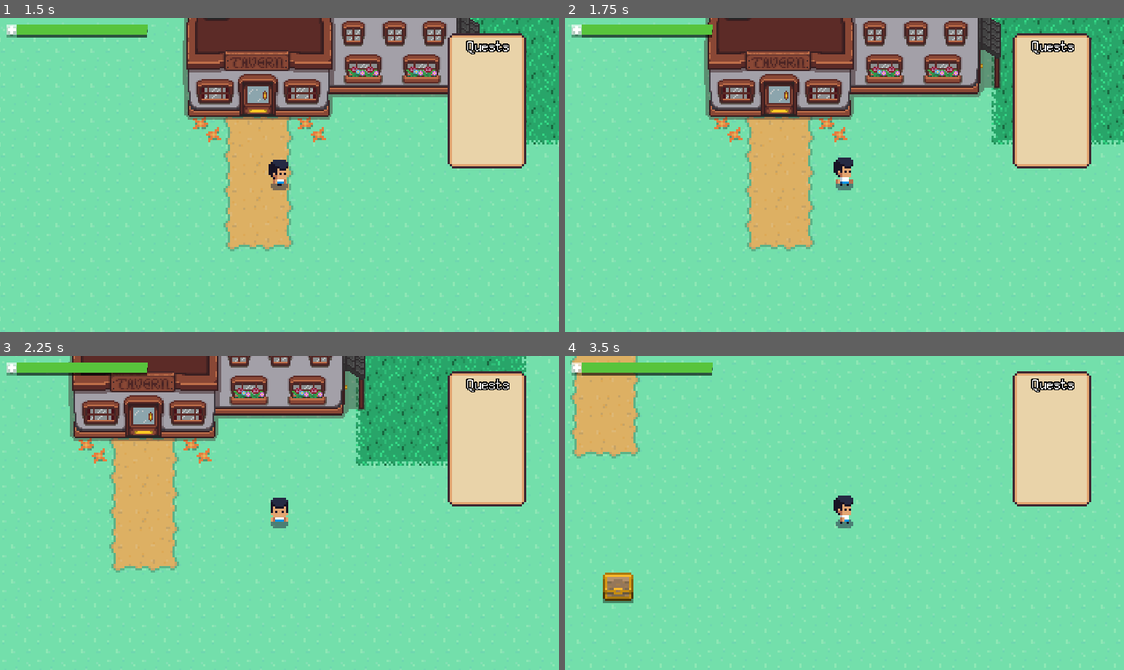
Above: before the commit, frames 1-4 (two rows, left to right).
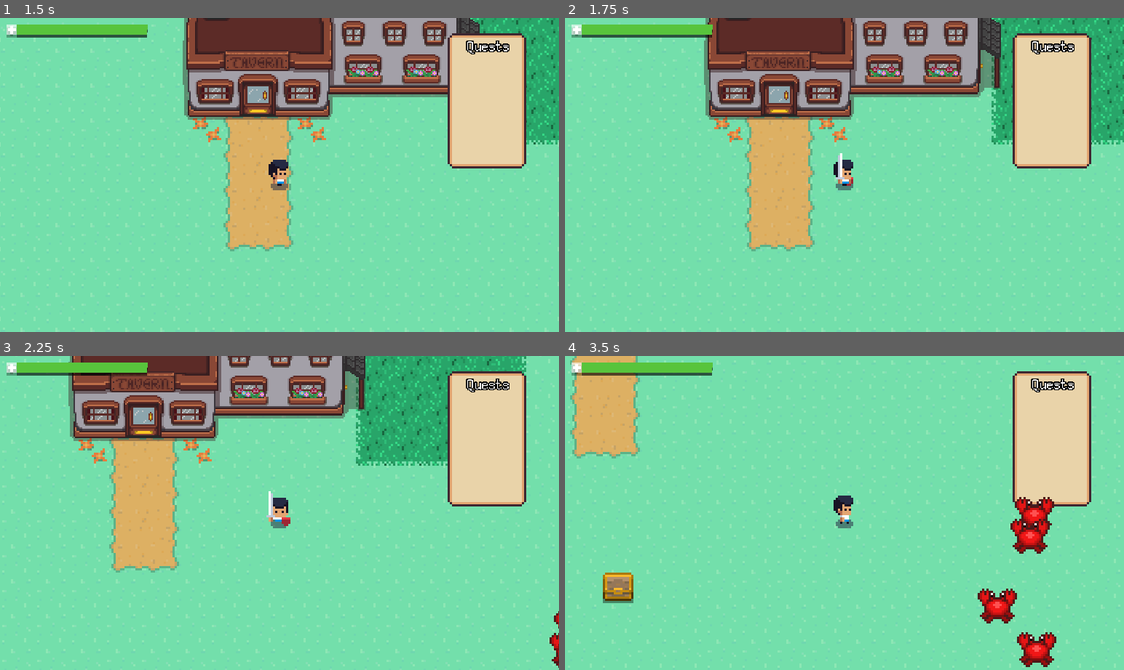
Above: after the commit, the same moments.

Repository: Juksuu/MiniAdventure
Game: Godot game, scene res://scenes/Main_menu.tscn
The game is run twice, just before and just after one commit, with the same random seed, the same clock (stepped at 60 frames per second) and the same inputs.
Inputs:
- Up to frame 1 (1.5 s): click "Start" at 0.5 s; hold Right (ui_right) from 1.28 s (still down); hold E from 1.28 s (still down)
- Up to frame 2 (1.75 s): keep holding Right (ui_right); keep holding E; tap Space at 1.52 s
- Up to frame 3 (2.25 s): release Right (ui_right) at 2.03 s; release E at 2.03 s; hold Down (ui_down) from 2.03 s (still down); tap E at 2.1 s
- Up to frame 4 (3.5 s): tap Space at 2.27 s; release Down (ui_down) at 2.78 s; hold Right (ui_right) from 2.78 s (still down); hold F from 2.78 s (still down); tap E at 3.05 s

Frame 1 is identical in both runs. In frame 2, 0.2% of the frame differs, in the area x 48-52%, y 43-54%; in frame 3, 0.3%; in frame 4, 2.1%, in the area x 73-88%, y 44-100%.

Commit message:
feat: Add crab enemy and game end state

Diff:
--- a/project.godot
+++ b/project.godot
@@ -26,6 +26,13 @@
 window/size/test_height=720
 window/stretch/mode="2d"
 
+[layer_names]
+
+2d_physics/layer_1="World"
+2d_physics/layer_2="Player"
+2d_physics/layer_3="PlayerHurtbox"
+2d_physics/layer_4="EnemyHurtbox"
+
 [physics]
 
 common/enable_pause_aware_picking=true
--- /dev/null
+++ b/scenes/Crab_enemy.tscn
@@ -0,0 +1,73 @@
+[gd_scene load_steps=21 format=2]
+
+[ext_resource path="res://assets/crab/attack/Crab_Attack2.png" type="Texture" id=1]
+[ext_resource path="res://assets/crab/attack/Crab_Attack3.png" type="Texture" id=2]
+[ext_resource path="res://assets/crab/attack/Crab_Attack4.png" type="Texture" id=3]
+[ext_resource path="res://assets/crab/idle/Crab3.png" type="Texture" id=4]
+[ext_resource path="res://assets/crab/move/CrabMoving3.png" type="Texture" id=5]
+[ext_resource path="res://assets/crab/idle/Crab2.png" type="Texture" id=6]
+[ext_resource path="res://assets/crab/move/CrabMoving4.png" type="Texture" id=7]
+[ext_resource path="res://assets/crab/attack/Crab_Attack1.png" type="Texture" id=8]
+[ext_resource path="res://assets/crab/idle/Crab4.png" type="Texture" id=9]
+[ext_resource path="res://assets/crab/move/CrabMoving1.png" type="Texture" id=10]
+[ext_resource path="res://assets/crab/idle/Crab1.png" type="Texture" id=11]
+[ext_resource path="res://assets/crab/move/CrabMoving2.png" type="Texture" id=12]
+[ext_resource path="res://assets/crab/idle/Crab5.png" type="Texture" id=13]
+[ext_resource path="res://scripts/Crab_enemy.gd" type="Script" id=14]
+[ext_resource path="res://scenes/Hitbox.tscn" type="PackedScene" id=15]
+[ext_resource path="res://scenes/Hurtbox.tscn" type="PackedScene" id=16]
+
+[sub_resource type="SpriteFrames" id=1]
+animations = [ {
+"frames": [ ExtResource( 11 ), ExtResource( 6 ), ExtResource( 4 ), ExtResource( 9 ), ExtResource( 13 ) ],
+"loop": true,
+"name": "idle",
+"speed": 7.0
+}, {
+"frames": [ ExtResource( 8 ), ExtResource( 1 ), ExtResource( 2 ), ExtResource( 3 ) ],
+"loop": true,
+"name": "attack",
+"speed": 7.0
+}, {
+"frames": [ ExtResource( 10 ), ExtResource( 12 ), ExtResource( 5 ), ExtResource( 7 ) ],
+"loop": true,
+"name": "move",
+"speed": 7.0
+} ]
+
+[sub_resource type="CircleShape2D" id=2]
+radius = 8.01262
+
+[sub_resource type="RectangleShape2D" id=3]
+extents = Vector2( 8.87559, 8.50683 )
+
+[sub_resource type="RectangleShape2D" id=4]
+extents = Vector2( 8.96398, 8.59522 )
+
+[node name="Crab_enemy" type="KinematicBody2D"]
+script = ExtResource( 14 )
+
+[node name="AnimatedSprite" type="AnimatedSprite" parent="."]
+frames = SubResource( 1 )
+animation = "idle"
+playing = true
+
+[node name="CollisionShape2D" type="CollisionShape2D" parent="."]
+shape = SubResource( 2 )
+
+[node name="Hitbox" parent="." instance=ExtResource( 15 )]
+
+[node name="CollisionShape2D" parent="Hitbox" index="0"]
+shape = SubResource( 3 )
+disabled = true
+
+[node name="Hurtbox" parent="." instance=ExtResource( 16 )]
+collision_layer = 8
+
+[node name="CollisionShape2D" parent="Hurtbox" index="0"]
+shape = SubResource( 4 )
+
+[connection signal="area_entered" from="Hurtbox" to="." method="_on_hurtbox_entered"]
+
+[editable path="Hitbox"]
+[editable path="Hurtbox"]
--- /dev/null
+++ b/scenes/EnemyArea.tscn
@@ -0,0 +1,14 @@
+[gd_scene load_steps=3 format=2]
+
+[ext_resource path="res://scripts/EnemyArea.gd" type="Script" id=2]
+
+[sub_resource type="RectangleShape2D" id=1]
+extents = Vector2( 76.8262, 52.6266 )
+
+[node name="EnemyArea" type="YSort"]
+script = ExtResource( 2 )
+
+[node name="spawn_area" type="Area2D" parent="."]
+
+[node name="CollisionShape2D" type="CollisionShape2D" parent="spawn_area"]
+shape = SubResource( 1 )
--- /dev/null
+++ b/scenes/Hitbox.tscn
@@ -0,0 +1,7 @@
+[gd_scene format=2]
+
+[node name="Hitbox" type="Area2D"]
+collision_layer = 0
+collision_mask = 0
+
+[node name="CollisionShape2D" type="CollisionShape2D" parent="."]
--- /dev/null
+++ b/scenes/Hurtbox.tscn
@@ -0,0 +1,7 @@
+[gd_scene format=2]
+
+[node name="Hurtbox" type="Area2D"]
+collision_layer = 0
+collision_mask = 0
+
+[node name="CollisionShape2D" type="CollisionShape2D" parent="."]
--- a/scenes/Player.tscn
+++ b/scenes/Player.tscn
@@ -82,6 +82,7 @@
 [ext_resource path="res://assets/player/weapon/walk/walk left4.png" type="Texture" id=80]
 [ext_resource path="res://assets/player/noWeapon/idle/idle left1.png" type="Texture" id=81]
 [ext_resource path="res://scenes/Player_hud.tscn" type="PackedScene" id=82]
+[ext_resource path="res://scenes/Hitbox.tscn" type="PackedScene" id=83]
 
 [sub_resource type="SpriteFrames" id=1]
 animations = [ {
@@ -217,6 +218,42 @@
 "update": 1,
 "values": [ 0, 1, 2, 3 ]
 }
+tracks/2/type = "value"
+tracks/2/path = NodePath("HitboxPivot:rotation_degrees")
+tracks/2/interp = 1
+tracks/2/loop_wrap = true
+tracks/2/imported = false
+tracks/2/enabled = true
+tracks/2/keys = {
+"times": PoolRealArray( 0, 0.1 ),
+"transitions": PoolRealArray( 1, 1 ),
+"update": 0,
+"values": [ 90.0, 120.0 ]
+}
+tracks/3/type = "value"
+tracks/3/path = NodePath("HitboxPivot:position")
+tracks/3/interp = 1
+tracks/3/loop_wrap = true
+tracks/3/imported = false
+tracks/3/enabled = true
+tracks/3/keys = {
+"times": PoolRealArray( 0 ),
+"transitions": PoolRealArray( 1 ),
+"update": 0,
+"values": [ Vector2( 0, 0 ) ]
+}
+tracks/4/type = "value"
+tracks/4/path = NodePath("HitboxPivot/Hitbox/CollisionShape2D:disabled")
+tracks/4/interp = 1
+tracks/4/loop_wrap = true
+tracks/4/imported = false
+tracks/4/enabled = true
+tracks/4/keys = {
+"times": PoolRealArray( 0, 0.2 ),
+"transitions": PoolRealArray( 1, 1 ),
+"update": 1,
+"values": [ false, true ]
+}
 
 [sub_resource type="Animation" id=4]
 resource_name = "AttackLeft"
@@ -245,6 +282,42 @@
 "update": 1,
 "values": [ 0, 1, 2, 3 ]
 }
+tracks/2/type = "value"
+tracks/2/path = NodePath("HitboxPivot:position")
+tracks/2/interp = 1
+tracks/2/loop_wrap = true
+tracks/2/imported = false
+tracks/2/enabled = true
+tracks/2/keys = {
+"times": PoolRealArray( 0 ),
+"transitions": PoolRealArray( 1 ),
+"update": 0,
+"values": [ Vector2( 0, 5 ) ]
+}
+tracks/3/type = "value"
+tracks/3/path = NodePath("HitboxPivot:rotation_degrees")
+tracks/3/interp = 1
+tracks/3/loop_wrap = true
+tracks/3/imported = false
+tracks/3/enabled = true
+tracks/3/keys = {
+"times": PoolRealArray( 0, 0.1 ),
+"transitions": PoolRealArray( 1, 1 ),
+"update": 0,
+"values": [ 180.0, 160.0 ]
+}
+tracks/4/type = "value"
+tracks/4/path = NodePath("HitboxPivot/Hitbox/CollisionShape2D:disabled")
+tracks/4/interp = 1
+tracks/4/loop_wrap = true
+tracks/4/imported = false
+tracks/4/enabled = true
+tracks/4/keys = {
+"times": PoolRealArray( 0, 0.2 ),
+"transitions": PoolRealArray( 1, 1 ),
+"update": 1,
+"values": [ false, true ]
+}
 
 [sub_resource type="Animation" id=5]
 resource_name = "AttackRight"
@@ -273,6 +346,42 @@
 "update": 1,
 "values": [ 0, 1, 2, 3 ]
 }
+tracks/2/type = "value"
+tracks/2/path = NodePath("HitboxPivot:rotation_degrees")
+tracks/2/interp = 1
+tracks/2/loop_wrap = true
+tracks/2/imported = false
+tracks/2/enabled = true
+tracks/2/keys = {
+"times": PoolRealArray( 0, 0.1 ),
+"transitions": PoolRealArray( 1, 1 ),
+"update": 0,
+"values": [ 0.0, 13.0 ]
+}
+tracks/3/type = "value"
+tracks/3/path = NodePath("HitboxPivot/Hitbox/CollisionShape2D:disabled")
+tracks/3/interp = 1
+tracks/3/loop_wrap = true
+tracks/3/imported = false
+tracks/3/enabled = true
+tracks/3/keys = {
+"times": PoolRealArray( 0, 0.2 ),
+"transitions": PoolRealArray( 1, 1 ),
+"update": 1,
+"values": [ false, true ]
+}
+tracks/4/type = "value"
+tracks/4/path = NodePath("HitboxPivot:position")
+tracks/4/interp = 1
+tracks/4/loop_wrap = true
+tracks/4/imported = false
+tracks/4/enabled = true
+tracks/4/keys = {
+"times": PoolRealArray( 0 ),
+"transitions": PoolRealArray( 1 ),
+"update": 0,
+"values": [ Vector2( 0, 5 ) ]
+}
 
 [sub_resource type="Animation" id=6]
 resource_name = "AttackUp"
@@ -300,6 +409,42 @@
 "transitions": PoolRealArray( 1, 1, 1, 1 ),
 "update": 1,
 "values": [ 0, 1, 2, 3 ]
+}
+tracks/2/type = "value"
+tracks/2/path = NodePath("HitboxPivot:position")
+tracks/2/interp = 1
+tracks/2/loop_wrap = true
+tracks/2/imported = false
+tracks/2/enabled = true
+tracks/2/keys = {
+"times": PoolRealArray( 0 ),
+"transitions": PoolRealArray( 1 ),
+"update": 0,
+"values": [ Vector2( 0, 0 ) ]
+}
+tracks/3/type = "value"
+tracks/3/path = NodePath("HitboxPivot:rotation_degrees")
+tracks/3/interp = 1
+tracks/3/loop_wrap = true
+tracks/3/imported = false
+tracks/3/enabled = true
+tracks/3/keys = {
+"times": PoolRealArray( 0, 0.1 ),
+"transitions": PoolRealArray( 1, 1 ),
+"update": 0,
+"values": [ 270.0, 300.0 ]
+}
+tracks/4/type = "value"
+tracks/4/path = NodePath("HitboxPivot/Hitbox/CollisionShape2D:disabled")
+tracks/4/interp = 1
+tracks/4/loop_wrap = true
+tracks/4/imported = false
+tracks/4/enabled = true
+tracks/4/keys = {
+"times": PoolRealArray( 0, 0.2 ),
+"transitions": PoolRealArray( 1, 1 ),
+"update": 1,
+"values": [ false, true ]
 }
 
 [sub_resource type="Animation" id=7]
@@ -907,14 +1052,20 @@
 radius = 3.30135
 height = 0.0
 
+[sub_resource type="CapsuleShape2D" id=57]
+radius = 5.0
+height = 8.0
+
 [node name="Player" type="KinematicBody2D" groups=[
 "player",
 ]]
+collision_layer = 2
 script = ExtResource( 1 )
 
 [node name="AnimatedSprite" type="AnimatedSprite" parent="."]
 frames = SubResource( 1 )
 animation = "IdleLeft"
+frame = 1
 
 [node name="CollisionShape2D" type="CollisionShape2D" parent="."]
 position = Vector2( 0, 4 )
@@ -976,3 +1127,16 @@
 
 [node name="CollisionShape2D" type="CollisionShape2D" parent="Area2D"]
 shape = SubResource( 56 )
+
+[node name="HitboxPivot" type="Position2D" parent="."]
+position = Vector2( 0, 5 )
+
+[node name="Hitbox" parent="HitboxPivot" instance=ExtResource( 83 )]
+position = Vector2( 10, 0 )
+collision_mask = 8
+
+[node name="CollisionShape2D" parent="HitboxPivot/Hitbox" index="0"]
+shape = SubResource( 57 )
+disabled = true
+
+[editable path="HitboxPivot/Hitbox"]
--- a/scenes/World.tscn
+++ b/scenes/World.tscn
@@ -6,8 +6,11 @@
 [ext_resource path="res://scripts/World.gd" type="Script" id=4]
 [ext_resource path="res://scenes/Tavern_inside.tscn" type="PackedScene" id=5]
 [ext_resource path="res://scenes/Chest.tscn" type="PackedScene" id=6]
+[ext_resource path="res://scenes/EnemyArea.tscn" type="PackedScene" id=7]
 
-[node name="World" type="Node2D"]
+[node name="World" type="Node2D" groups=[
+"world",
+]]
 script = ExtResource( 4 )
 
 [node name="Map_container" type="Node2D" parent="."]
@@ -41,5 +44,9 @@
 [node name="Chest5" parent="YSort" instance=ExtResource( 6 )]
 position = Vector2( 118, 75.5 )
 
+[node name="EnemyArea" parent="YSort" instance=ExtResource( 7 )]
+position = Vector2( 359.032, 80.1809 )
+
 [connection signal="tavern_entered" from="YSort/Tavern" to="." method="_on_Tavern_tavern_entered"]
 [connection signal="tavern_exit" from="YSort/Tavern_inside" to="." method="_on_Tavern_inside_tavern_exit"]
+[connection signal="all_enemies_killed" from="YSort/EnemyArea" to="YSort/Tavern_inside" method="_on_all_enemies_killed"]
--- /dev/null
+++ b/scripts/Crab_enemy.gd
@@ -0,0 +1,18 @@
+extends KinematicBody2D
+
+signal crab_killed
+
+const MAX_HP = 100
+
+onready var hurtbox_shape = $Hurtbox/CollisionShape2D
+
+var current_hp = MAX_HP
+
+func _on_hurtbox_entered(area):
+	current_hp -= 50
+	if current_hp <= 0:
+		emit_signal("crab_killed")
+		queue_free()
+
+func get_size() -> Vector2:
+	return hurtbox_shape.shape.extents
--- a/scripts/Dialog.gd
+++ b/scripts/Dialog.gd
@@ -23,6 +23,10 @@
 	"Chest is empty..."
 ]
 
+const QUESTS_DONE = [
+	"Thank you for killing those monsters!"
+]
+
 var current_dialog
 
 func _input(event):
@@ -32,6 +36,8 @@
 		visible = false
 		if current_dialog == global.Dialog.TAVERN:
 			emit_signal("quests_received")
+		elif current_dialog == global.Dialog.QUESTS_DONE:
+			get_tree().call_group("world", "game_ended")
 
 func show_dialog(dialog):
 	get_tree().call_group("player", "set_move_status", false)
@@ -62,5 +68,11 @@
 				label.text = text
 				yield(get_tree().create_timer(1), "timeout")
 			continue_label.visible = true
+		global.Dialog.QUESTS_DONE:
+			print("QUESTS DONE")
+			for text in QUESTS_DONE:
+				label.text = text
+				yield(get_tree().create_timer(1), "timeout")
+			continue_label.visible = true
 		_:
 			print(dialog, " Dialog not implemented")
--- /dev/null
+++ b/scripts/EnemyArea.gd
@@ -0,0 +1,44 @@
+extends YSort
+
+signal all_enemies_killed
+
+const ENEMY_AMOUNT = 5
+
+onready var crab_enemy = preload("res://scenes/Crab_enemy.tscn")
+onready var spawn_area_shape = $spawn_area/CollisionShape2D
+onready var spawn_area = $spawn_area
+
+var enemies_killed = 0
+
+func _ready():
+	var spawn_area_size = Vector2(spawn_area_shape.shape.extents.x, spawn_area_shape.shape.extents.y)
+	var spawn_area_start = Vector2(
+		spawn_area.position.x - spawn_area_size.x / 2,
+		spawn_area.position.y - spawn_area_size.y / 2)
+
+	var rng = RandomNumberGenerator.new()
+	var lastPos = Vector2(0, 0)
+	for i in range(0, ENEMY_AMOUNT):
+		var enemy = crab_enemy.instance()
+		add_child(enemy)
+		enemy.connect("crab_killed", self, "_enemy_killed")
+
+		var enemy_size = enemy.get_size()
+
+		var pos = spawn_area_start + Vector2(
+			rng.randi_range(spawn_area_start.x, spawn_area_size.x),
+			 rng.randi_range(spawn_area_start.y, spawn_area_size.y))
+
+		while abs(lastPos.x - pos.x) <= enemy_size.x and abs(lastPos.y - pos.y) <= enemy_size.y:
+			pos = spawn_area_start + Vector2(
+				rng.randi_range(spawn_area_start.x, spawn_area_size.x),
+				rng.randi_range(spawn_area_start.y, spawn_area_size.y))
+
+		lastPos = pos
+		enemy.position = pos
+
+func _enemy_killed():
+	enemies_killed += 1
+	if enemies_killed >= ENEMY_AMOUNT:
+		get_tree().call_group("hud", "update_quests")
+		emit_signal("all_enemies_killed")
--- a/scripts/Player.gd
+++ b/scripts/Player.gd
@@ -12,7 +12,7 @@
 
 var velocity = Vector2.ZERO
 var isWeaponEquipped = false
-var has_weapon = false
+var has_weapon = true
 var current_health = START_HP
 var can_move = true
 
--- a/scripts/Tavern_inside.gd
+++ b/scripts/Tavern_inside.gd
@@ -5,11 +5,19 @@
 onready var global = get_node("/root/global");
 
 var tavern_interaction_done = false
+var quests_done = false
 
 func _on_Exit_area_entered(area):
 	emit_signal("tavern_exit")
 
 func _on_interaction():
-	var dialog = global.Dialog.TAVERN_USED if tavern_interaction_done else global.Dialog.TAVERN
+	var dialog = global.Dialog.TAVERN
+	if tavern_interaction_done:
+		dialog = global.Dialog.QUESTS_DONE if quests_done else global.Dialog.TAVERN_USED
+
 	get_tree().call_group("hud", "show_dialog", dialog)
 	tavern_interaction_done = true
+
+
+func _on_all_enemies_killed():
+	quests_done = true
--- a/scripts/World.gd
+++ b/scripts/World.gd
@@ -36,3 +36,6 @@
 
 func _on_Tavern_inside_tavern_exit():
 	call_deferred("exit_tavern")
+
+func game_ended():
+	print("GAME ENDED")
--- a/scripts/global.gd
+++ b/scripts/global.gd
@@ -4,5 +4,6 @@
 	TAVERN,
 	TAVERN_USED,
 	CHEST_SWORD,
-	CHEST_EMPTY
+	CHEST_EMPTY,
+	QUESTS_DONE
 }
Binary file added: assets/crab/attack/Crab_Attack1.png
Not shown, added: assets/crab/attack/Crab_Attack1.png.import
Binary file added: assets/crab/attack/Crab_Attack2.png
Not shown, added: assets/crab/attack/Crab_Attack2.png.import
Binary file added: assets/crab/attack/Crab_Attack3.png
Not shown, added: assets/crab/attack/Crab_Attack3.png.import
Binary file added: assets/crab/attack/Crab_Attack4.png
Not shown, added: assets/crab/attack/Crab_Attack4.png.import
Binary file added: assets/crab/idle/Crab1.png
Not shown, added: assets/crab/idle/Crab1.png.import
Binary file added: assets/crab/idle/Crab2.png
Not shown, added: assets/crab/idle/Crab2.png.import
(and 16 more such lines)
